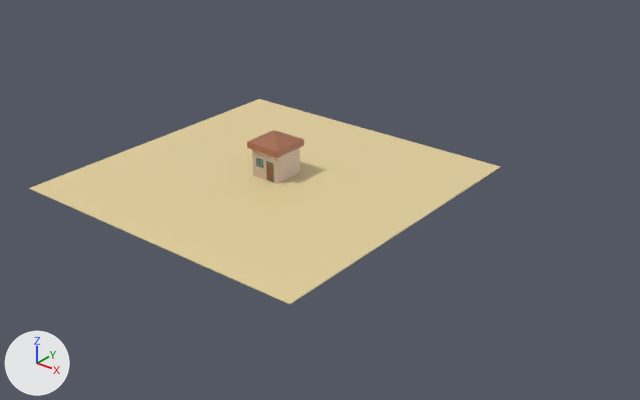
One commit to the Blender file Objects/Houses.blend: the scene before it, then after it.
Rendered twice from a 50 mm camera at (65.3, -72.2, 44.0) aimed at (5.6, 2.5, -2.3). The axes (+X, +Y, +Z) are drawn at lower left. The lights are the same throughout.

The first picture shows 'Base', 'Floor', 'Roof'.
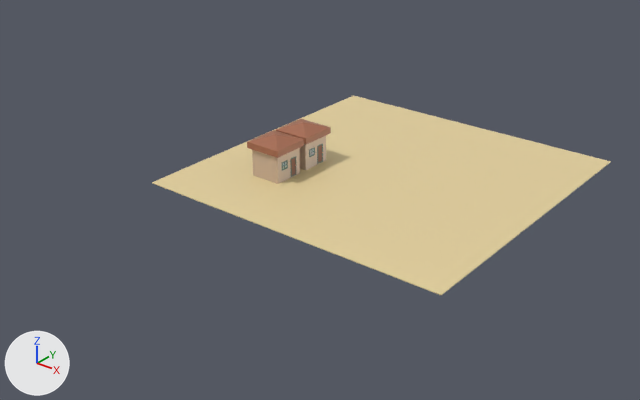
Pixel boxes [x1, y1, x2, y2] of what changed, in the pictures (640 x 400 px):
'Floor', moved
    before: [29, 99, 500, 304]
    after: [152, 96, 611, 295]
'Roof.002', added (brown)
    after: [276, 119, 331, 145]
'Base.002', added (beige)
    after: [300, 136, 326, 170]
'Door.002', added
    after: [318, 145, 322, 163]
'DoorFrame.002', added
    after: [317, 143, 323, 164]
'WindowFrame.002', added
    after: [309, 147, 315, 157]
'WindowGlass.002', added
    after: [310, 149, 314, 156]

The change, as a diff of the scene's bpy script:
```diff
--- a/Objects/Houses.blend.py
+++ b/Objects/Houses.blend.py
@@ ob_floor @@
 ob_floor = bpy.data.objects.new('Floor', me_cube)
-ob_floor.location = (0.0, 0.0, -0.05)
+ob_floor.location = (10.0, 10.0, -0.05)
 ob_floor.scale = (20.0, 20.0, 0.05)
@@ ob_base_002 @@
+ob_base_002 = bpy.data.objects.new('Base.002', me_base.copy())  # the mesh of ob_base
+ob_base_002.location = (0.0, 6.11, 0.0)
+ob_base_002.rotation_euler = (0.0, 0.0, 1.571)  # degrees (0, 0, 90)
+ob_base_002.scale = (2.0, 2.0, 2.0)
@@ ob_door_002 @@
+ob_door_002 = bpy.data.objects.new('Door.002', me_door.copy())  # the mesh of ob_door
+ob_door_002.parent = ob_doorframe_002
+ob_door_002.matrix_parent_inverse = Matrix(((4.0, 0.0, 0.0, -1.6), (0.0, 20.0, 0.0, 20.0), (0.0, 0.0, 4.0, -4.0), (0.0, 0.0, 0.0, 1.0)))
+ob_door_002.location = (0.201, -1.058, 0.0993)
+ob_door_002.scale = (0.199, 0.025, 0.229)
@@ ob_doorframe_002 @@
+ob_doorframe_002 = bpy.data.objects.new('DoorFrame.002', me_doorframe.copy())  # the mesh of ob_doorframe
+ob_doorframe_002.parent = ob_base_002
+ob_doorframe_002.location = (0.4, -0.978, 1.0)
+ob_doorframe_002.scale = (0.25, 0.05, 0.25)
@@ ob_doorknob_002 @@
+ob_doorknob_002 = bpy.data.objects.new('DoorKnob.002', me_doorknob.copy())  # the mesh of ob_doorknob
+ob_doorknob_002.parent = ob_door_002
+ob_doorknob_002.matrix_parent_inverse = Matrix(((5.017, 0.0, 0.0, -1.007), (0.0, 40.0, 0.0, 42.0), (0.0, 0.0, 4.362, -0.433), (0.0, 0.0, 0.0, 1.0)))
+ob_doorknob_002.location = (0.573, -1.066, 0.684)
+ob_doorknob_002.rotation_euler = (1.571, -1.571, 0.0)  # degrees (90, -90, 0)
+ob_doorknob_002.scale = (0.926, 0.926, 1.0)
@@ ob_roof_002 @@
+ob_roof_002 = bpy.data.objects.new('Roof.002', me_roof.copy())  # the mesh of ob_roof
+ob_roof_002.parent = ob_base_002
+ob_roof_002.location = (0.0, 0.0, 2.0)
+ob_roof_002.scale = (1.2, 1.2, 0.2)
@@ ob_windowframe_002 @@
+ob_windowframe_002 = bpy.data.objects.new('WindowFrame.002', me_windowframe.copy())  # the mesh of ob_windowframe
+ob_windowframe_002.parent = ob_base_002
+ob_windowframe_002.location = (-0.4, -0.978, 1.0)
+ob_windowframe_002.scale = (0.25, 0.05, 0.25)
@@ ob_windowglass_002 @@
+ob_windowglass_002 = bpy.data.objects.new('WindowGlass.002', me_windowglass.copy())  # the mesh of ob_windowglass
+ob_windowglass_002.parent = ob_windowframe_002
+ob_windowglass_002.matrix_parent_inverse = Matrix(((4.0, 0.0, 0.0, 1.6), (0.0, 20.0, 0.0, 20.0), (0.0, 0.0, 4.0, -4.0), (0.0, 0.0, 0.0, 1.0)))
+ob_windowglass_002.location = (-0.4, -1.025, 1.0)
+ob_windowglass_002.rotation_euler = (1.571, 0.0, 0.0)  # degrees (90, 0, 0)
+ob_windowglass_002.scale = (0.973, 0.973, 0.973)
```
